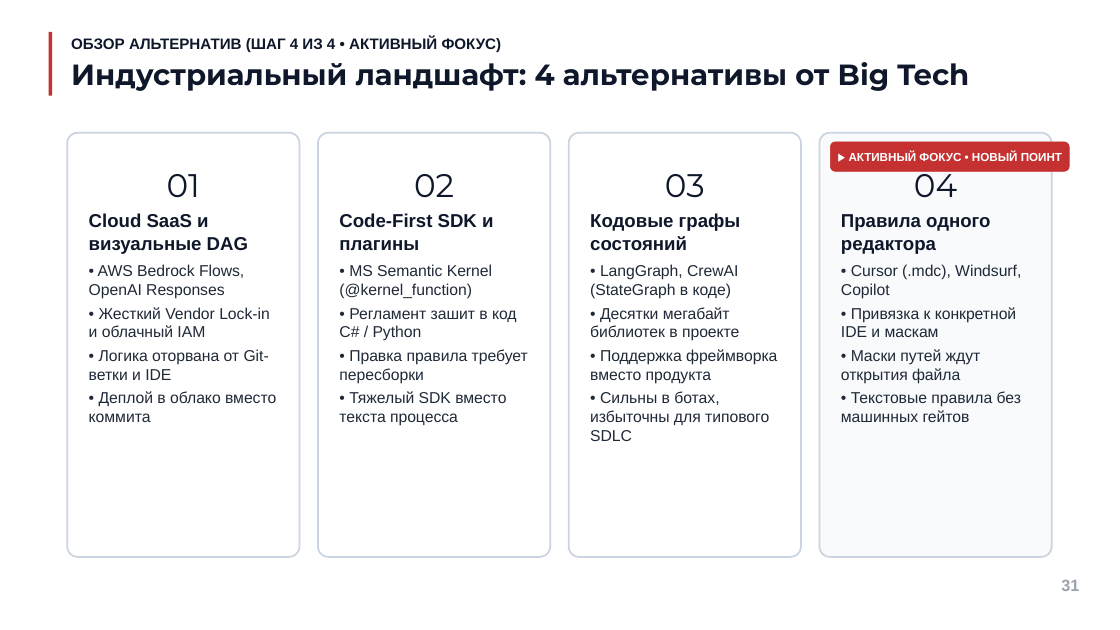
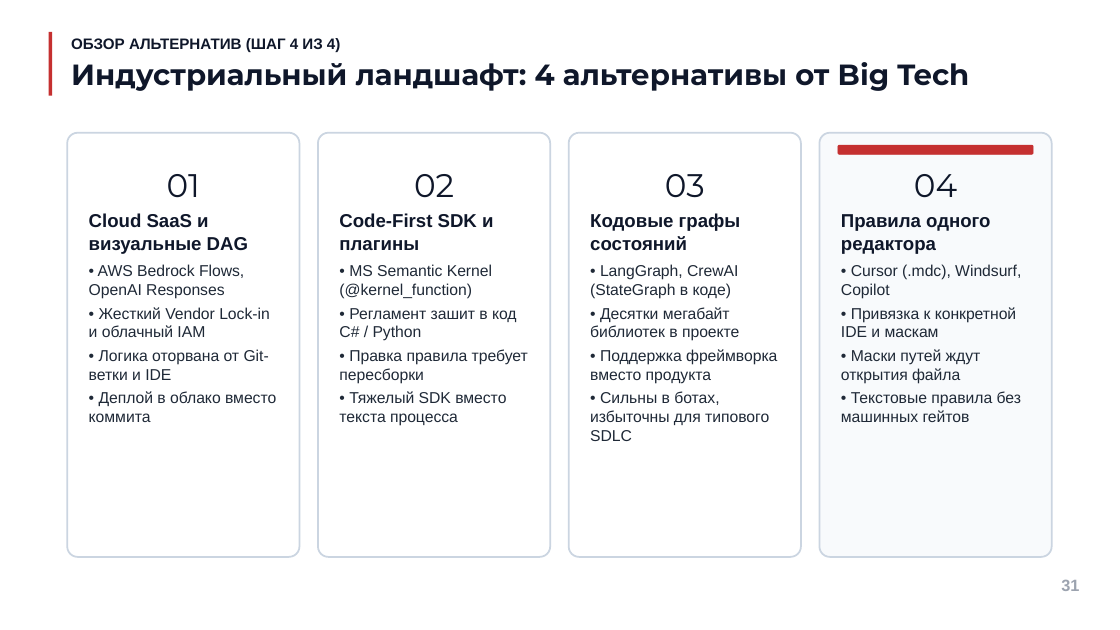
Before and after one commit to itpoohzhi/MoscowPythonPro, a slide deck: slide 31 of MoscowPython_Агентная_разработка_Жиряков_2026.pptx. Drawn at 1120x630 pixels with LibreOffice and Linux fonts; fonts in the diff are those of the drawing; background and template pictures are left out. Boxes give left, top, right and bottom in pixels: in the first picture for what was removed or moved away, otherwise in the second. Text is boxed around its words. In the diff, an @@ line names an element or a change of style, - is before the commit and + after.

Commit message:
[agent] docs(presentation): убрать текст «АКТИВНЫЙ ФОКУС» с 28 слайдов и выровнять акцентную полосу

```diff
--- a/MoscowPython_Агентная_разработка_Жиряков_2026.pptx
+++ b/MoscowPython_Агентная_разработка_Жиряков_2026.pptx
@@ text at box(71, 38, 340, 52): text changed @@
-ОБЗОР АЛЬТЕРНАТИВ (ШАГ 4 ИЗ 4 • АКТИВНЫЙ ФОКУС)
+ОБЗОР АЛЬТЕРНАТИВ (ШАГ 4 ИЗ 4)
@@ rounded rectangle: place and size @@
-rounded rectangle at box(831, 142, 1070, 171)
+rounded rectangle at box(838, 145, 1033, 155)
@@ text in rounded rectangle at box(849, 152, 1062, 161): text removed @@
-▶ АКТИВНЫЙ ФОКУС • НОВЫЙ ПОИНТ
```
Also in this commit, not shown: 27 other slides changed.
